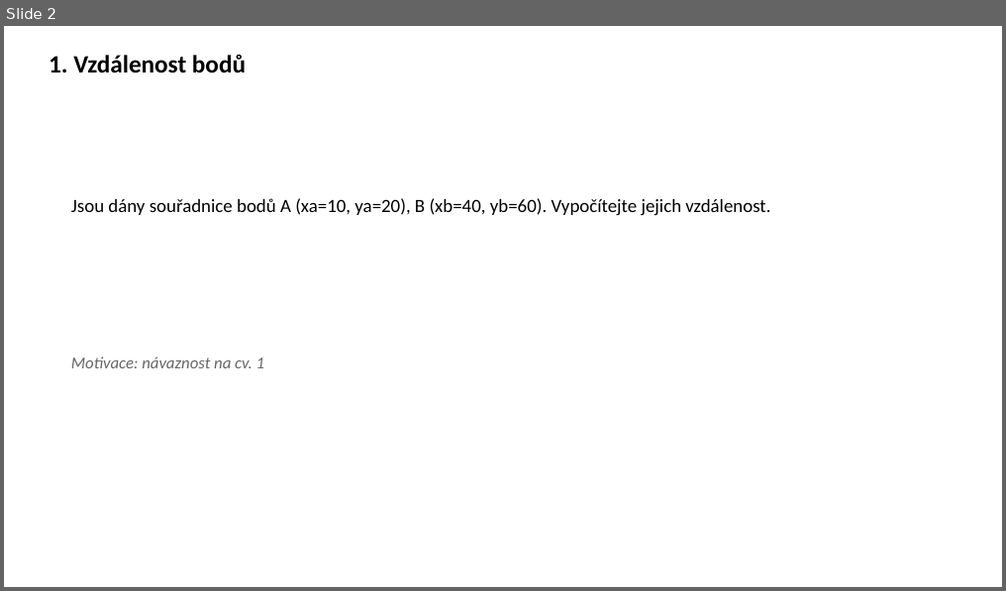
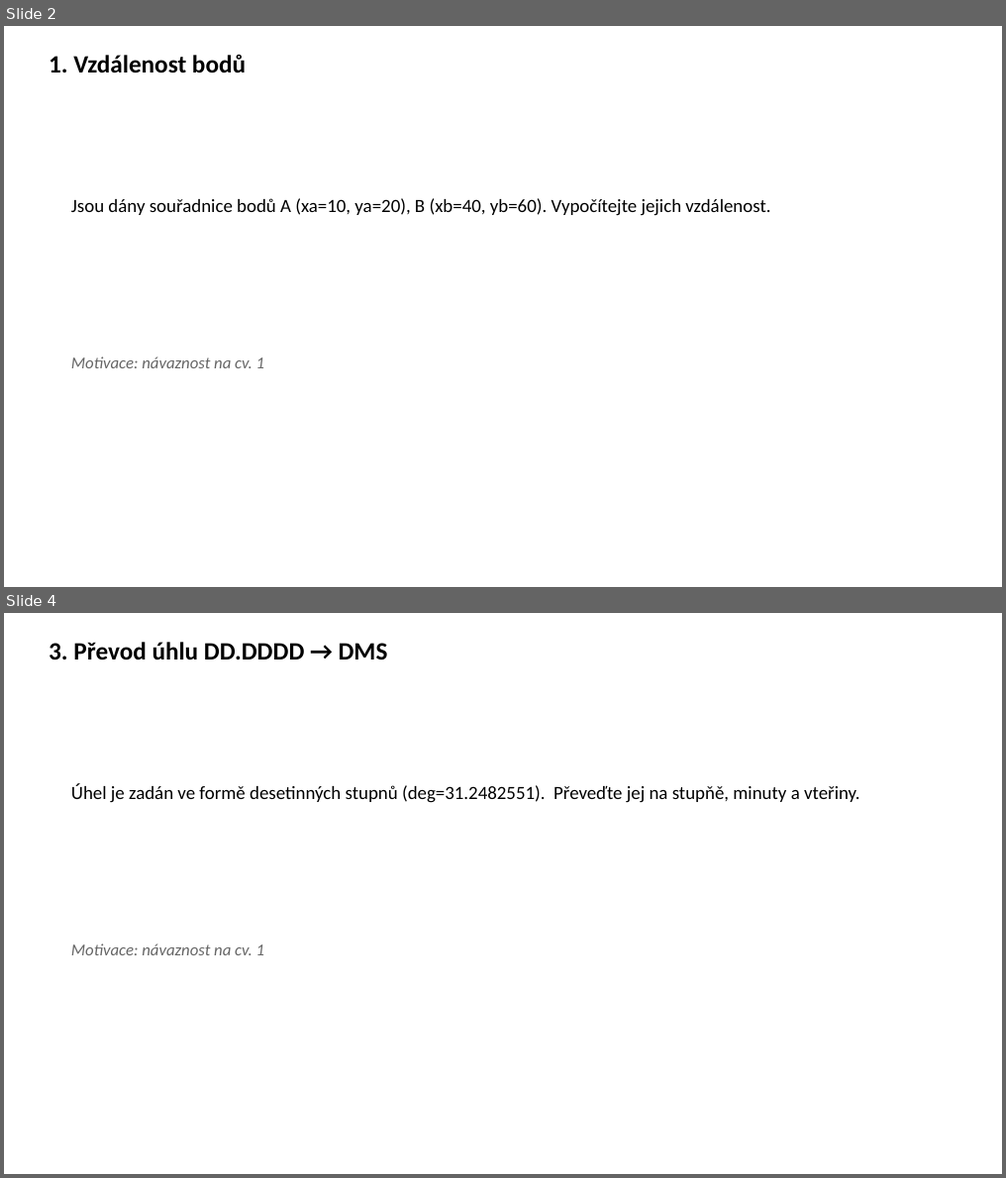
Before and after one commit to k155cvut/uvin, a slide deck: cviceni/cv2/uvin_cv2.pptx. Shown one above the other, each under a label of ours: slide 2 before the commit, slides 2 and 4 after it; the slides between them are not shown. The pictures are 1006x591 and 1006x1178 pixels, drawn with LibreOffice and Linux fonts; fonts in the diff are those of the drawing. Boxes give left, top, right and bottom in pixels: in the first picture for what was removed or moved away, otherwise in the second. Text is boxed around its words. In the diff, an @@ line names an element or a change of style, - is before the commit and + after.

```diff
--- a/cviceni/cv2/uvin_cv2.pptx
+++ b/cviceni/cv2/uvin_cv2.pptx
@@ slide 4 added at [4,613,1002,1174], background #FFFFFF @@
@@ text added at [49,642,388,661], 24 pt, text #000000, bold @@
+3. Převod úhlu DD.DDDD → DMS
@@ text added at [71,784,860,803], 18 pt, text #000000 @@
+Úhel je zadán ve formě desetinných stupnů (deg=31.2482551). Převeďte jej na stupňě, minuty a vteřiny.
@@ text added at [71,944,264,956], 16 pt, text #666666, italic @@
+Motivace: návaznost na cv. 1
```
Also in this commit, not shown: 7 slides changed, 1 other file.
